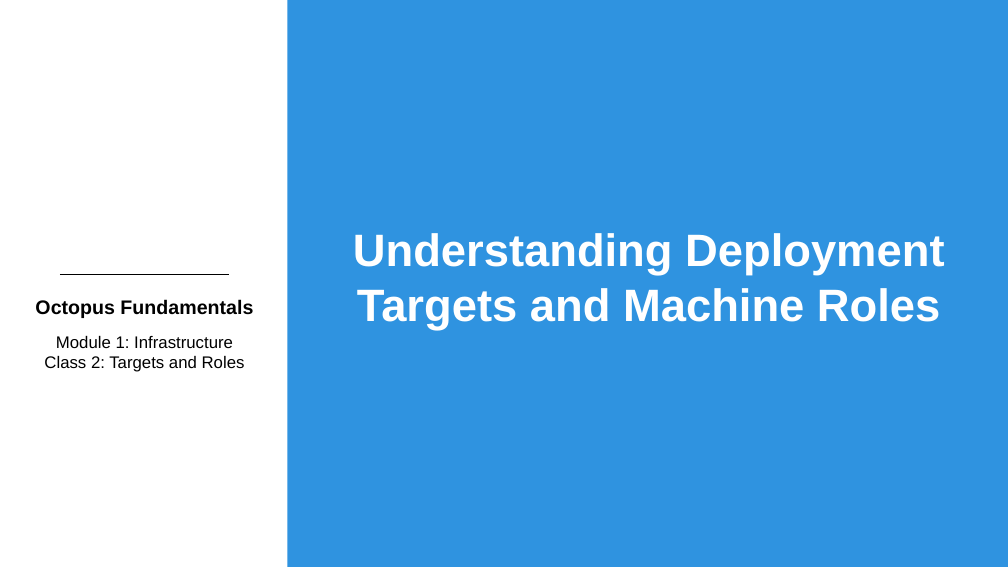
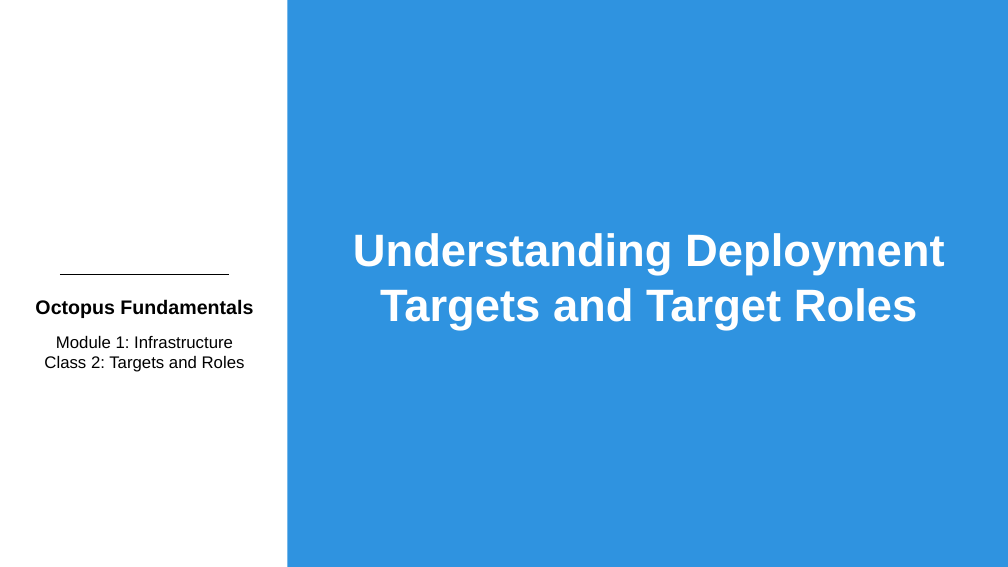
Before and after one commit to OctopusDeployCommunity/Octopus-Fundamentals-Course, a slide deck: slide 1 of OctopusDeployFundamentals/Module1-Infrastructure/Slides/Module1Class2-TargetsAndRoles.pptx. Drawn at 1008x567 pixels with LibreOffice and Linux fonts; fonts in the diff are those of the drawing; background and template pictures are left out. Boxes give left, top, right and bottom in pixels: in the first picture for what was removed or moved away, otherwise in the second. Text is boxed around its words. In the diff, an @@ line names an element or a change of style, - is before the commit and + after.

```diff
--- a/OctopusDeployFundamentals/Module1-Infrastructure/Slides/Module1Class2-TargetsAndRoles.pptx
+++ b/OctopusDeployFundamentals/Module1-Infrastructure/Slides/Module1Class2-TargetsAndRoles.pptx
@@ title at [353,233,944,330]: text changed @@
-Understanding Deployment Targets and Machine Roles
+Understanding Deployment Targets and Target Roles
```
Also in this commit, not shown: 8 other slides changed, 1 slide added.
